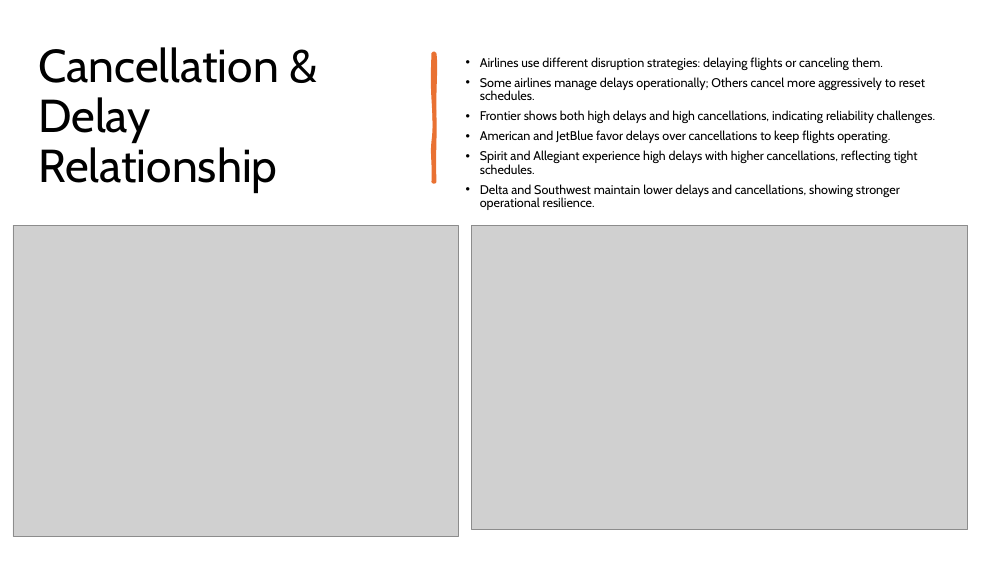
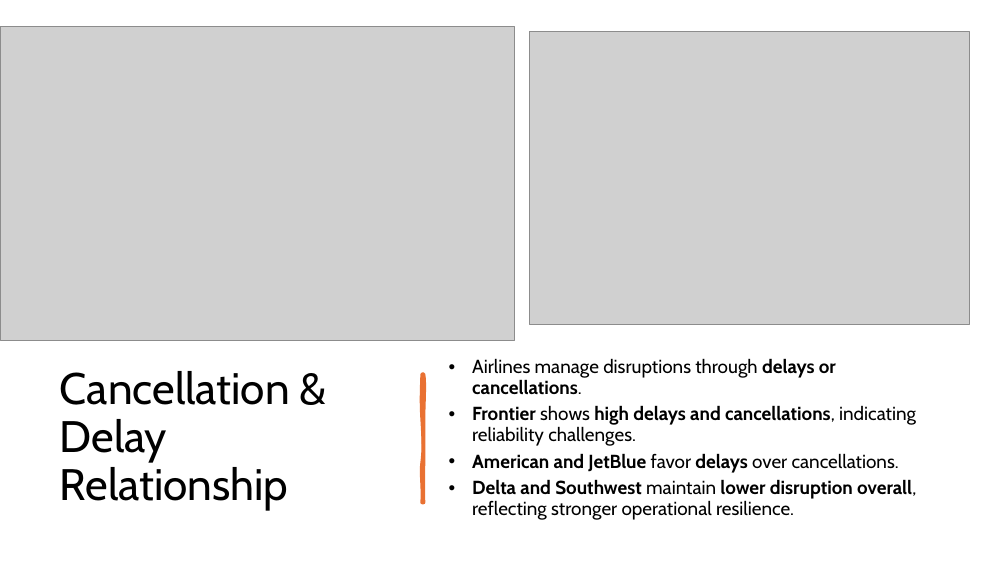
Before and after one commit to divyavegi/Capstone-Flight-Delay-and-Cancellation-, a slide deck: slide 10 of CAPSTONE US FLIGHT DISRUPTION.pptx. Drawn at 1008x567 pixels with LibreOffice and Linux fonts; fonts in the diff are those of the drawing; grey boxes stand for pictures. Boxes give left, top, right and bottom in pixels: in the first picture for what was removed or moved away, otherwise in the second. Text is boxed around its words. In the diff, an @@ line names an element or a change of style, - is before the commit and + after.

```diff
--- a/CAPSTONE US FLIGHT DISRUPTION.pptx
+++ b/CAPSTONE US FLIGHT DISRUPTION.pptx
@@ picture: place and size @@
-picture at bbox=[13, 225, 458, 537]
+picture at bbox=[0, 26, 515, 341]
@@ text removed at bbox=[480, 57, 935, 210] @@
-• Airlines use different disruption strategies: delaying flights or canceling them.
-• Some airlines manage delays operationally; Others cancel more aggressively to reset schedules.
-• Frontier shows both high delays and high cancellations, indicating reliability challenges.
-• American and JetBlue favor delays over cancellations to keep flights operating.
-• Spirit and Allegiant experience high delays with higher cancellations, reflecting tight schedules.
-• Delta and Southwest maintain lower delays and cancellations, showing stronger operational resilience.
@@ picture: place and size @@
-picture at bbox=[471, 225, 968, 529]
+picture at bbox=[529, 32, 969, 324]
@@ text added at bbox=[472, 358, 916, 520], 18 pt, text #000000 @@
+• Airlines manage disruptions through delays or cancellations.
+• Frontier shows high delays and cancellations, indicating reliability challenges.
+• American and JetBlue favor delays over cancellations.
+• Delta and Southwest maintain lower disruption overall, reflecting stronger operational resilience.
@@ title "Cancellation & Delay Relationship": place and size @@
-title "Cancellation & Delay Relationship" at bbox=[38, 47, 279, 193]
+title "Cancellation & Delay Relationship" at bbox=[60, 371, 290, 511]
@@ title "Cancellation & Delay Relationship" at bbox=[60, 371, 290, 511]: size 44 to 42 pt @@
@@ freeform shape: place and size @@
-freeform shape at bbox=[433, 53, 435, 181]
+freeform shape at bbox=[422, 374, 423, 503]
```
Also in this commit, not shown: 12 other slides changed, 3 other files.
